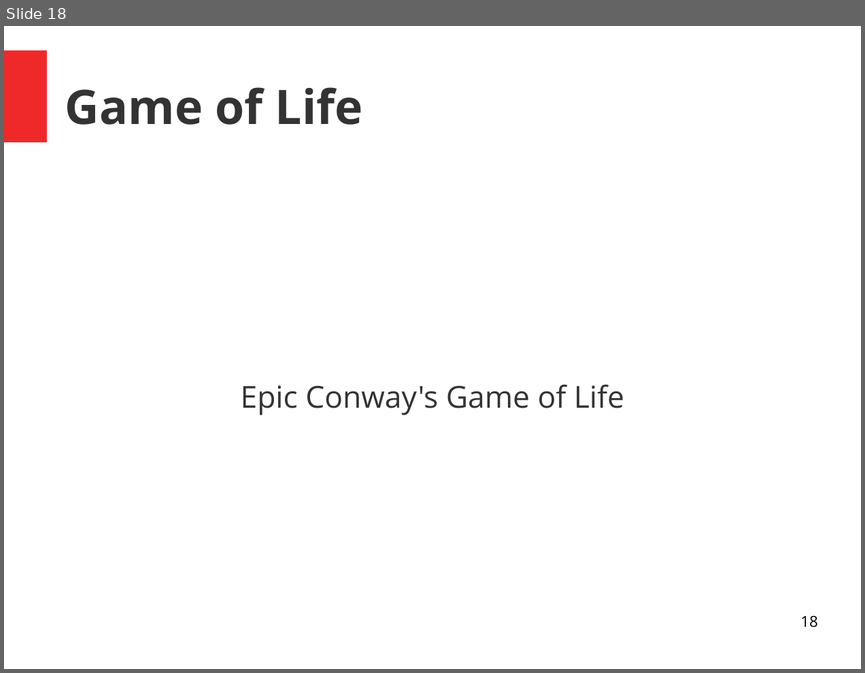
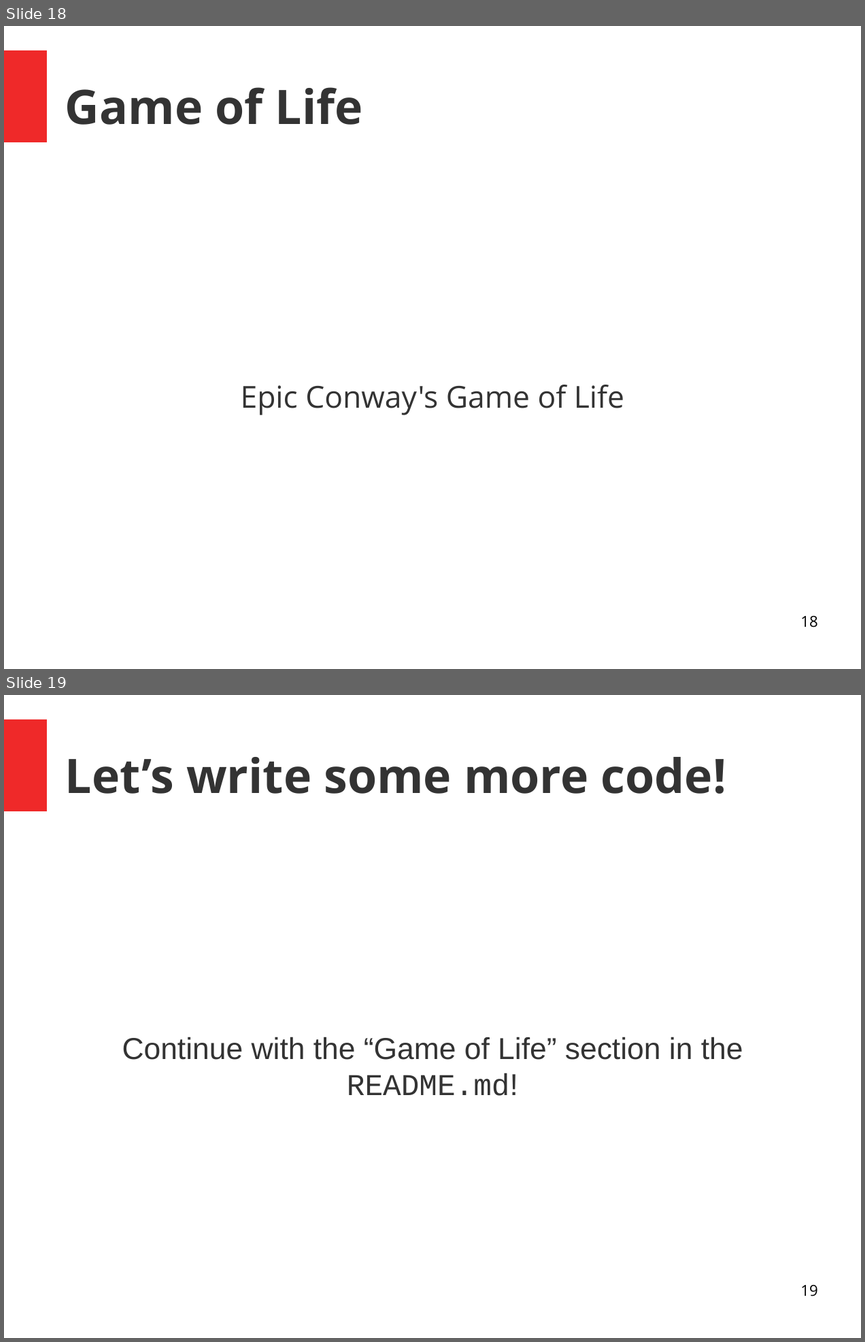
Before and after one commit to pdxrust/rust-wasm-workshop, a slide deck: rust-wasm-workshop-intro-slides.odp. Shown one above the other, each under a label of ours: slide 18 before the commit, slides 18 and 19 after it. The pictures are 865x673 and 865x1342 pixels, drawn with LibreOffice and Linux fonts; fonts in the diff are those of the drawing. Boxes give left, top, right and bottom in pixels: in the first picture for what was removed or moved away, otherwise in the second. Text is boxed around its words. In the diff, an @@ line names an element or a change of style, - is before the commit and + after.

Commit message:
Add slide for continuing to write more code after game of life intro

```diff
--- a/rust-wasm-workshop-intro-slides.odp
+++ b/rust-wasm-workshop-intro-slides.odp
@@ slide 19 added at (4,695,861,1338), background #FFFFFF; not listed: 1 template element that a slide beside it also shows @@
@@ title added at (65,757,726,794), 44 pt, text #333333, bold @@
+Let’s write some more code!
@@ text added at (122,1036,743,1096), 28 pt, text #333333 @@
+Continue with the “Game of Life” section in the README.md!
@@ page number added at (800,1285,817,1296), 14 pt, text #000000 @@
+19
```
